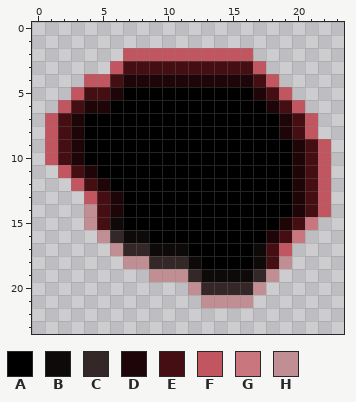
Pixel-art file: aseprite/brain.aseprite. The picture above was drawn from the file before the commit.
24x24 pixels, 1 frame.
Palette (. is transparent): A #000000  B #0e0a0a  C #342728  D #1e0507  E #440e13  F #c15660  G #c9767e  H #c18f93
After the commit:
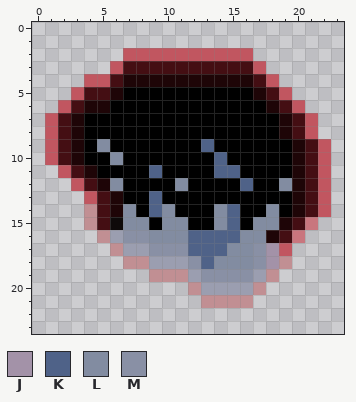
Colours new in this view: J #a392a8  K #4f6288  L #828ca1  M #8990a5
Diff:
layer "Baby/Layer 2" opacity 64% screen added
Colour C changes from #342728 to #9b9eb0.
Layer "Baby/Layer 2":
Colour E becomes colour J in rows 17 to 18 at x 18.
Colour A becomes colour K in row 9 at x 13; in row 10 at x 14; in row 11 at x 9 and 14 to 15; in row 12 at x 16; in row 13 at x 9; in row 14 at x 9 and 15.
Colour A becomes colour K in row 15 at x 15; in row 16 at x 12 to 15; in row 17 at x 12 to 14; in row 18 at x 13.
Colour A becomes colour L in row 9 at x 5; in row 10 at x 6; in row 12 at x 6, 11 and 19; in row 14 at x 7, 10, 14 and 18; in row 15 at x 7 to 8, 10 to 11, 14 and 17 to 18; in row 16 at x 9 to 11 and 16 to 17.
Colour A becomes colour L in row 17 at x 15 to 16; in row 18 at x 14 to 16.
Colour B becomes colour M in row 16 at x 7 to 8; in row 17 at x 9 to 11 and 17; in row 18 at x 12 and 17; in row 19 at x 13 to 16.
Where, in picture pixels (left, top, right, bottom), the same in both pictures:
changed: (97, 139, 292, 295)
